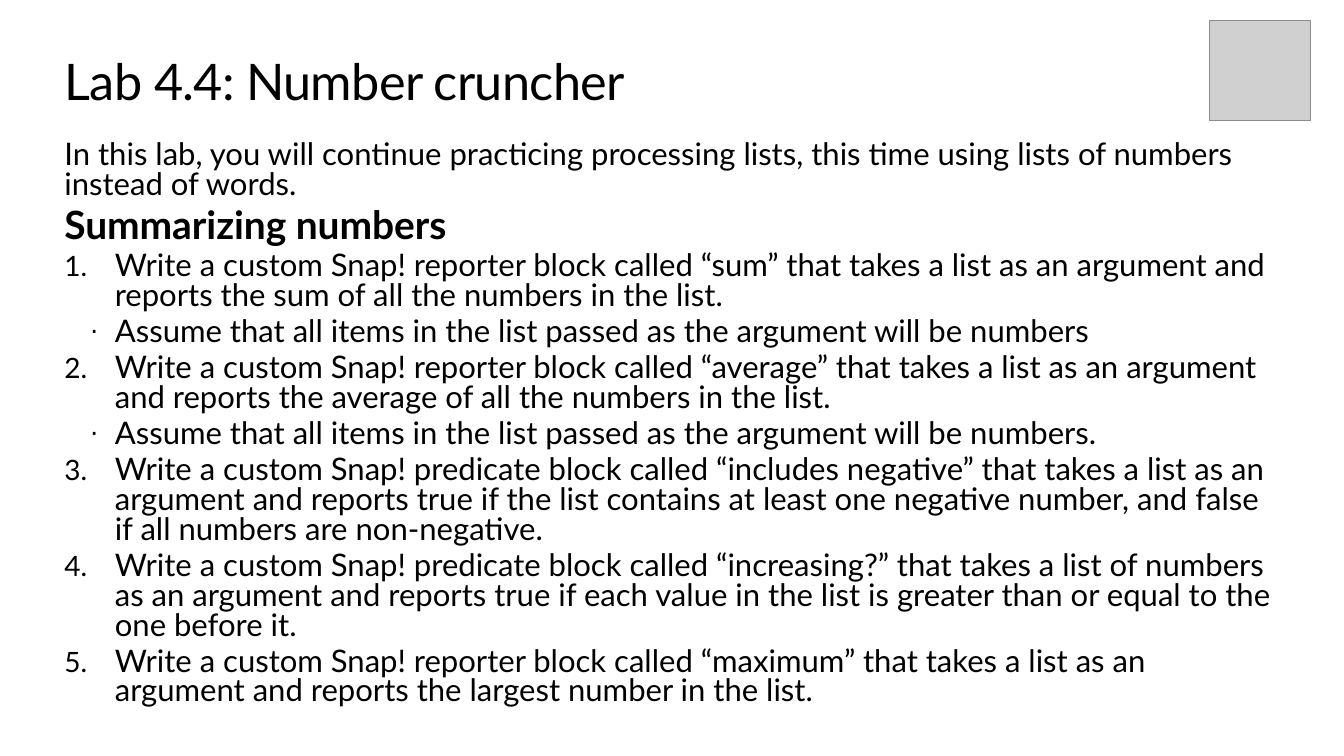
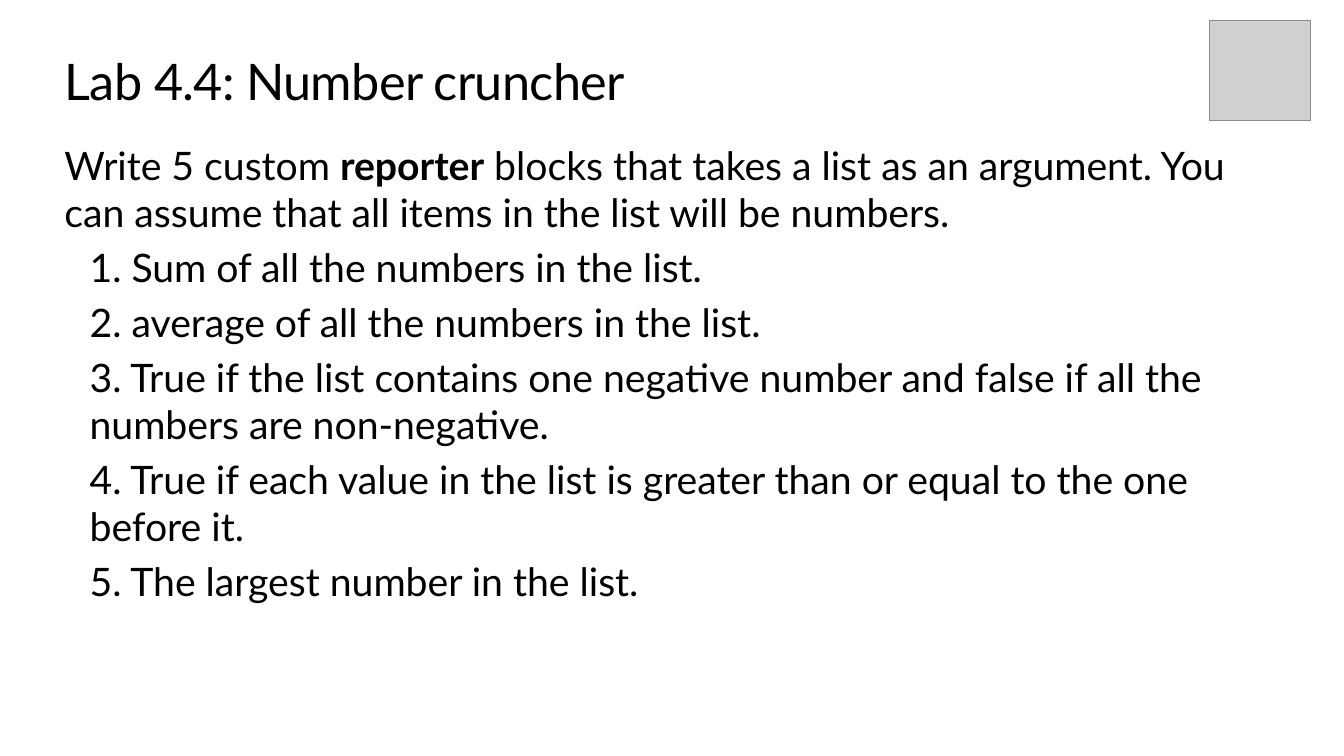
Before and after one commit to TEALSK12/introduction-to-computer-science, a slide deck: slide 6 of docs/slidedecks/TEALS SNAP 4.4.pptx. Drawn at 1344x756 pixels with LibreOffice and Linux fonts; fonts in the diff are those of the drawing; grey boxes stand for pictures; background and template pictures are left out. Boxes give left, top, right and bottom in pixels: in the first picture for what was removed or moved away, otherwise in the second. Text is boxed around its words. In the diff, an @@ line names an element or a change of style, - is before the commit and + after.

```diff
--- a/docs/slidedecks/TEALS SNAP 4.4.pptx
+++ b/docs/slidedecks/TEALS SNAP 4.4.pptx
@@ text at (64,151,1225,603): text changed; size 22.2 to 28 pt @@
-In this lab, you will continue practicing processing lists, this time using lists of numbers instead of words.
-Summarizing numbers
-1. Write a custom Snap! reporter block called “sum” that takes a list as an argument and reports the sum of all the numbers in the list.
-  · Assume that all items in the list passed as the argument will be numbers
-2. Write a custom Snap! reporter block called “average” that takes a list as an argument and reports the average of all the numbers in the list.
-  · Assume that all items in the list passed as the argument will be numbers.
-3. Write a custom Snap! predicate block called “includes negative” that takes a list as an argument and reports true if the list contains at least one negative number, and false if all numbers are non-negative.
-4. Write a custom Snap! predicate block called “increasing?” that takes a list of numbers as an argument and reports true if each value in the list is greater than or equal to the one before it.
-5. Write a custom Snap! reporter block called “maximum” that takes a list as an argument and reports the largest number in the list.
+Write 5 custom reporter blocks that takes a list as an argument. You can assume that all items in the list will be numbers.
+  1. Sum of all the numbers in the list.
+  2. average of all the numbers in the list.
+  3. True if the list contains one negative number and false if all the numbers are non-negative.
+  4. True if each value in the list is greater than or equal to the one before it.
+  5. The largest number in the list.
```
Also in this commit, not shown: 4 other slides changed, 1 slide removed, 25 other files.
